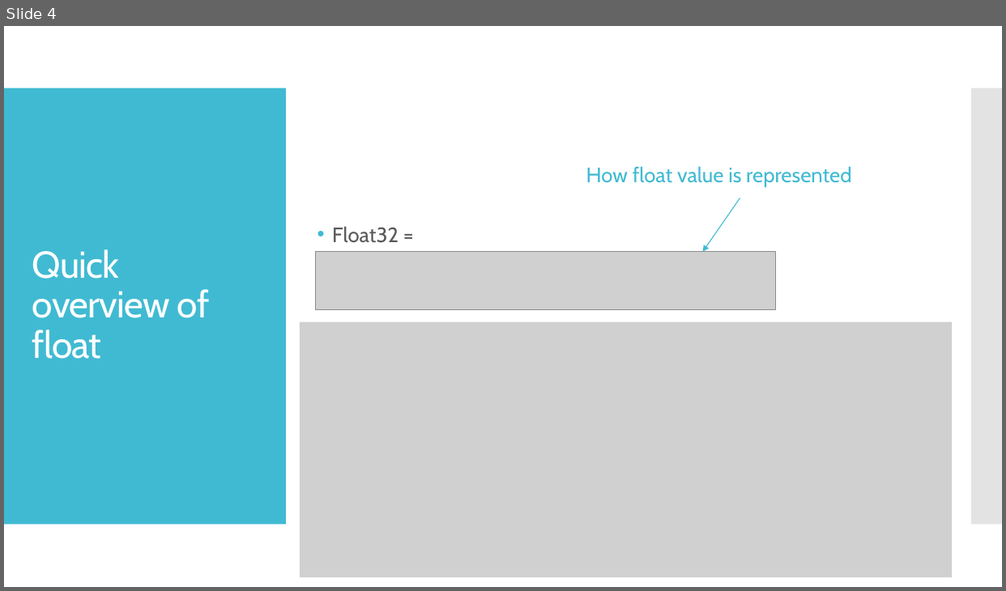
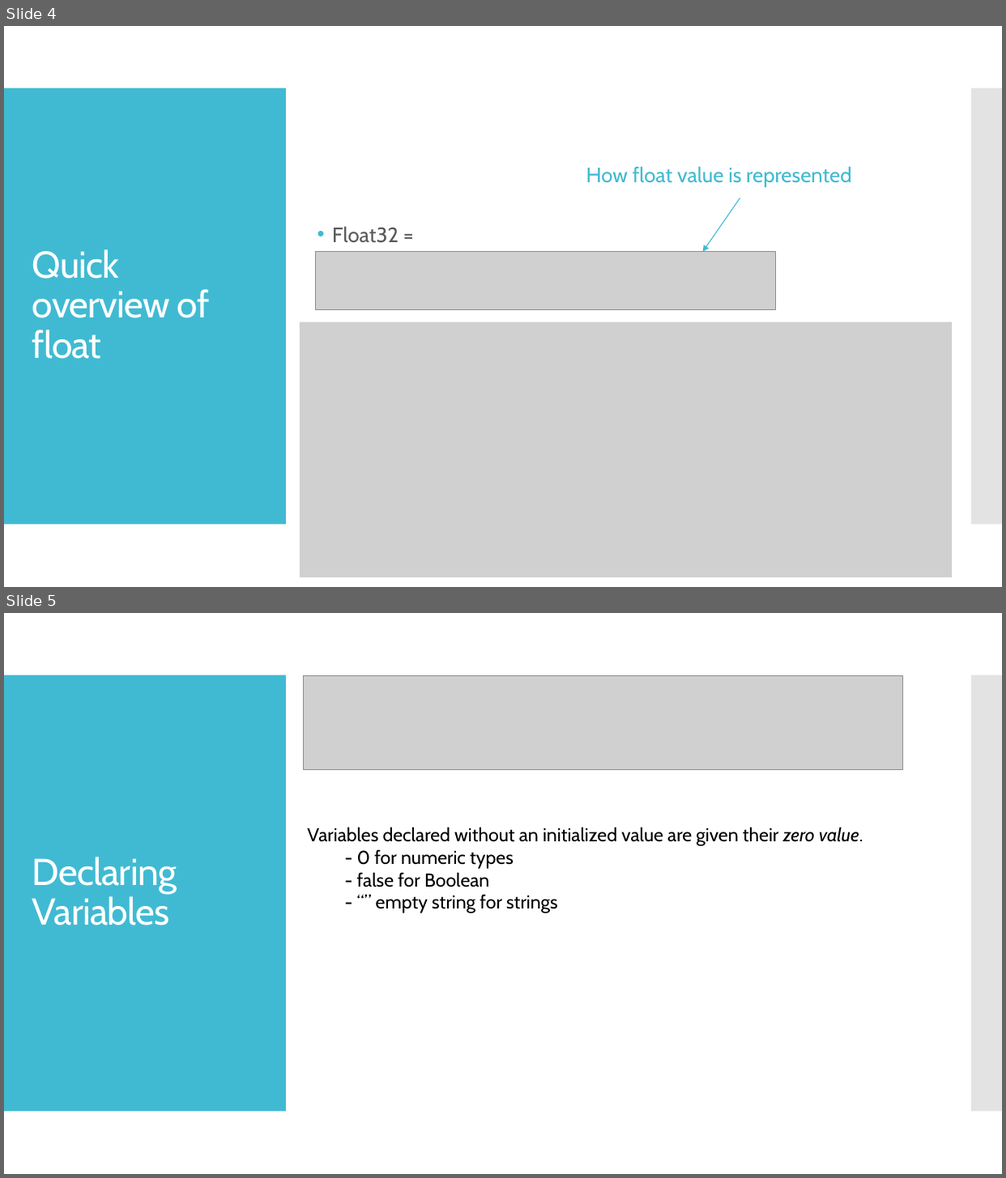
Before and after one commit to kevinlin47/Learn_Go, a slide deck: Data_types and variables/Datatypes_variables.pptx. Shown one above the other, each under a label of ours: slide 4 before the commit, slides 4 and 5 after it. The pictures are 1006x591 and 1006x1178 pixels, drawn with LibreOffice and Linux fonts; fonts in the diff are those of the drawing; grey boxes stand for pictures. Boxes give left, top, right and bottom in pixels: in the first picture for what was removed or moved away, otherwise in the second. Text is boxed around its words. In the diff, an @@ line names an element or a change of style, - is before the commit and + after.

Commit message:
Add zero value information for uninitialized variables

```diff
--- a/Data_types and variables/Datatypes_variables.pptx
+++ b/Data_types and variables/Datatypes_variables.pptx
@@ slide 5 added at [4, 613, 1002, 1174], background #FFFFFF; not listed: 2 template elements that a slide beside it also shows @@
@@ picture added at [304, 676, 902, 770] @@
@@ text added at [307, 827, 863, 914], 18 pt, text #000000 @@
+Variables declared without an initialized value are given their zero value.
+- 0 for numeric types
+- false for Boolean
+- “” empty string for strings
@@ title added at [32, 857, 177, 926], 36 pt, text #FFFFFF @@
+Declaring Variables
```
